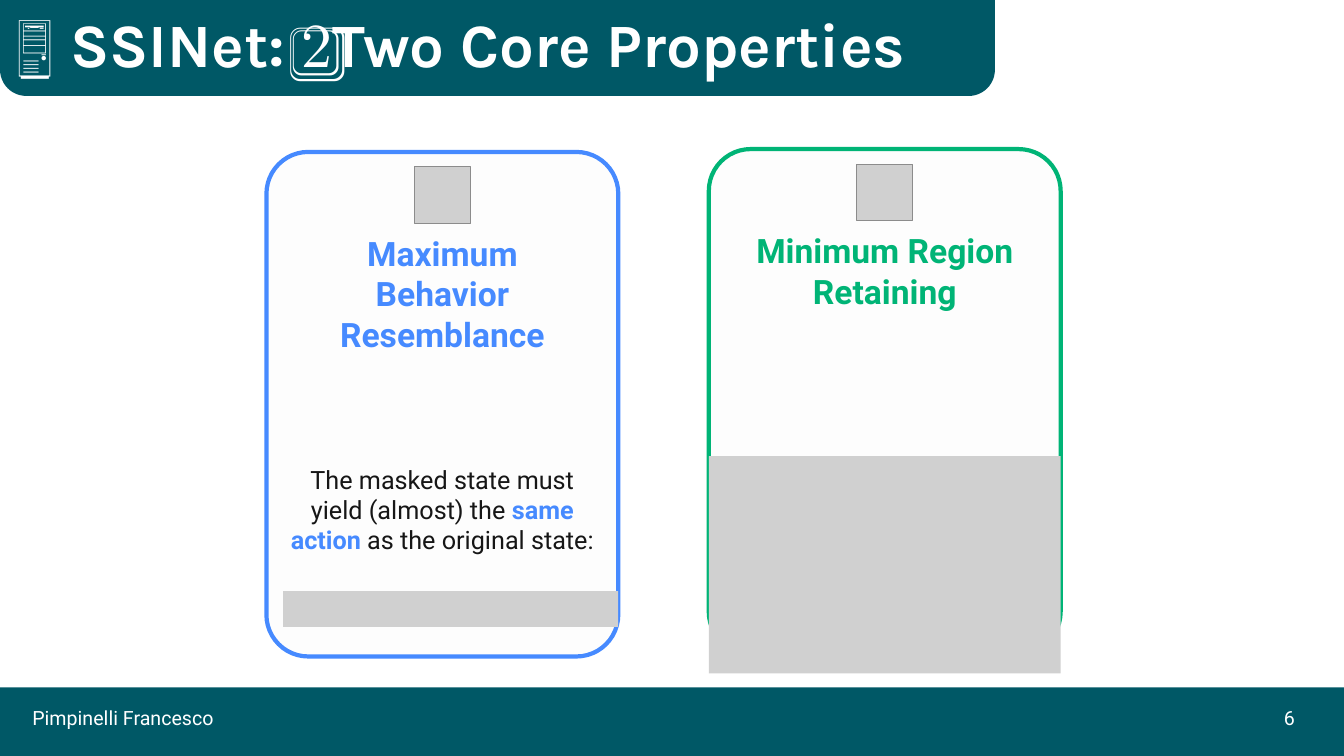
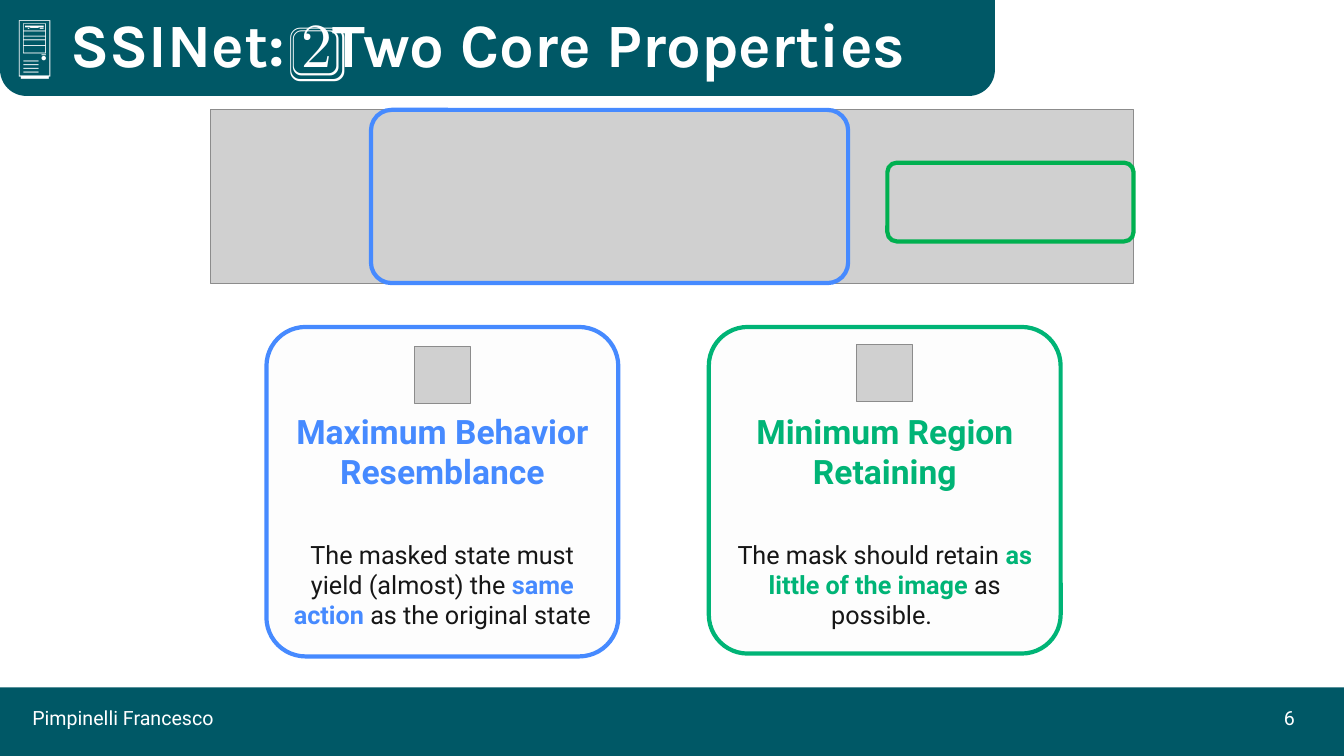
Before and after one commit to Pimpi7/Molecular-SSINet, a slide deck: slide 23 of Presentation.pptx (slide 24 before the commit). Drawn at 1344x756 pixels with LibreOffice and Linux fonts; fonts in the diff are those of the drawing; grey boxes stand for pictures. Boxes give left, top, right and bottom in pixels: in the first picture for what was removed or moved away, otherwise in the second. Text is boxed around its words. In the diff, an @@ line names an element or a change of style, - is before the commit and + after.

```diff
--- a/Presentation.pptx
+++ b/Presentation.pptx
@@ picture added at (211,110,1134,283) @@
@@ rounded rectangle added at (371,110,848,283), outline #468AFF 3 pt @@
@@ picture removed at (414,167,471,224) @@
@@ picture removed at (857,164,913,221) @@
@@ rounded rectangle added at (887,162,1133,241), outline #00B050 3 pt @@
@@ rounded rectangle: place and size @@
-rounded rectangle at (266,152,618,656)
+rounded rectangle at (266,327,618,656)
@@ rounded rectangle: place and size @@
-rounded rectangle at (709,149,1061,653)
+rounded rectangle at (709,327,1061,653)
@@ picture added at (414,347,471,403) @@
@@ picture added at (857,345,913,401) @@
@@ text "Maximum Behavior Resemblance" rewrapped from (340,241,544,348) to (296,419,588,485) @@
@@ text "Minimum Region Retaining": place and size @@
-text "Minimum Region Retaining" at (756,238,1014,311)
+text "Minimum Region Retaining" at (756,419,1014,491)
@@ picture removed at (709,456,1061,674) @@
@@ text at (294,545,591,630): text changed @@
-The masked state must yield (almost) the same action as the original state:
+The masked state must yield (almost) the same action as the original state
@@ text added at (738,545,1032,629), 18 pt, text #161616 @@
+The mask should retain as little of the image as possible.
@@ picture removed at (283,592,619,627) @@
```
Also in this commit, not shown: 10 other slides changed, 3 slides added, 1 slide removed, 17 other files.
